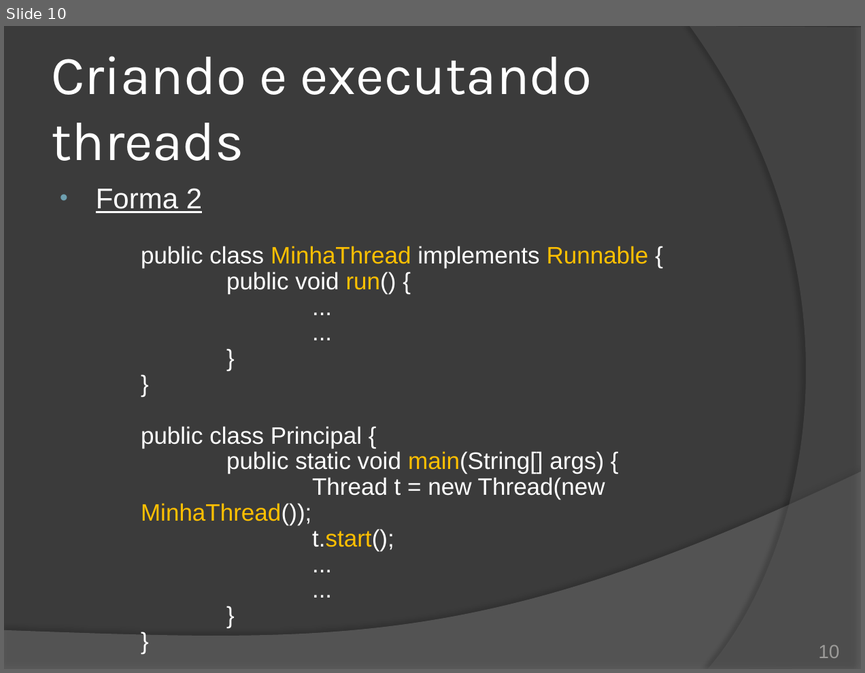
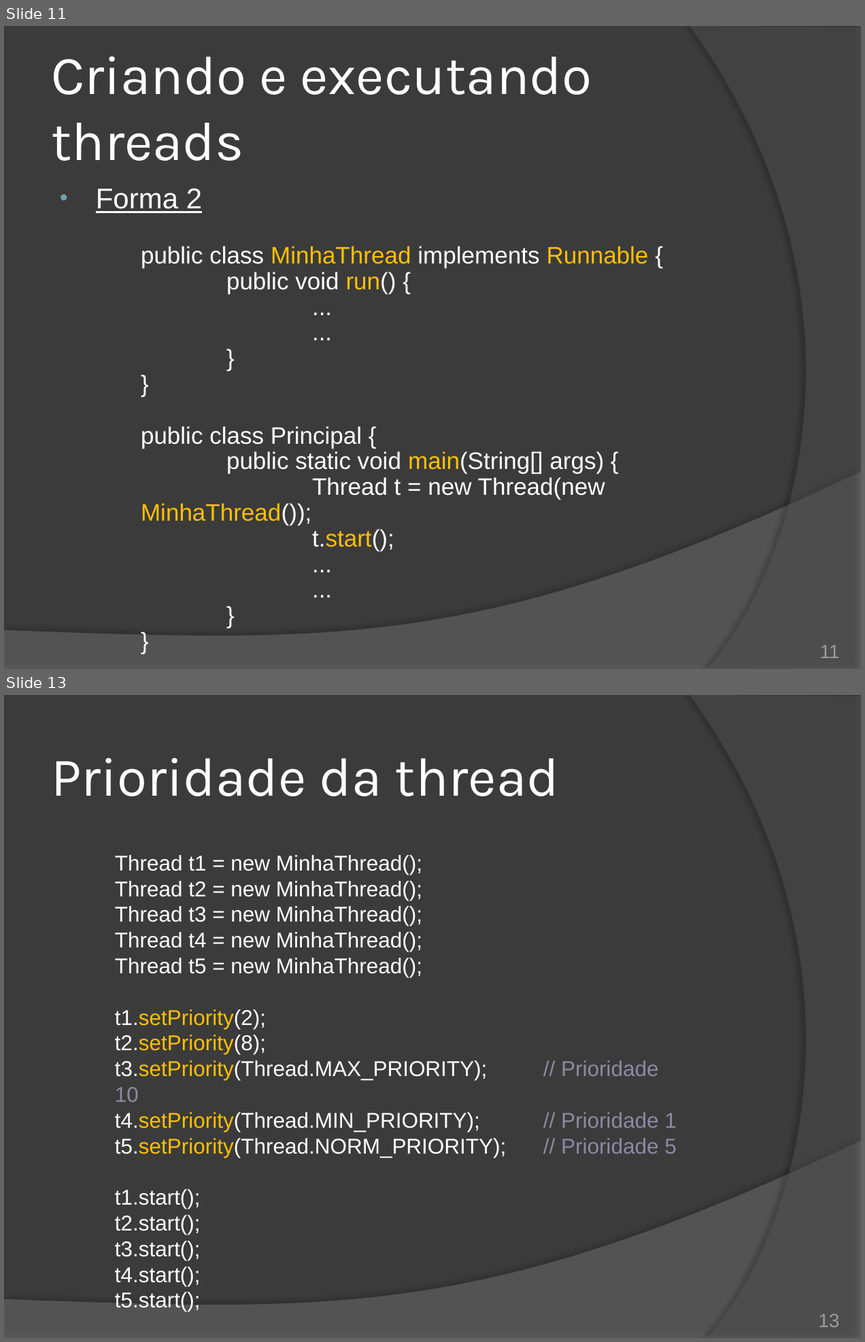
Before and after one commit to duchesqui/slzvieira-training, a slide deck: 2-Java-Programmer-Modulo-II/14.Capitulo08.pptx. Shown one above the other, each under a label of ours: slide 10 before the commit, slides 11 and 13 after it; the slides between them are not shown. The pictures are 865x673 and 865x1342 pixels, drawn with LibreOffice and Linux fonts; fonts in the diff are those of the drawing. Boxes give left, top, right and bottom in pixels: in the first picture for what was removed or moved away, otherwise in the second. Text is boxed around its words. In the diff, an @@ line names an element or a change of style, - is before the commit and + after.

```diff
--- a/2-Java-Programmer-Modulo-II/14.Capitulo08.pptx
+++ b/2-Java-Programmer-Modulo-II/14.Capitulo08.pptx
@@ slide 13 added at (x1=4, y1=695, x2=861, y2=1338), background #3B3B3B; not listed: 2 template elements that a slide beside it also shows @@
@@ title added at (x1=51, y1=758, x2=559, y2=796), 46 pt, text #FFFFFF @@
+Prioridade da thread
@@ text added at (x1=115, y1=855, x2=506, y2=1311), 18 pt, text #FFFFFF @@
+Thread t1 = new MinhaThread();
+Thread t2 = new MinhaThread();
+Thread t3 = new MinhaThread();
+Thread t4 = new MinhaThread();
+Thread t5 = new MinhaThread();
+t1.setPriority(2);
+t2.setPriority(8);
+t3.setPriority(Thread.MAX_PRIORITY); // Prioridade 10
+t4.setPriority(Thread.MIN_PRIORITY); // Prioridade 1
+t5.setPriority(Thread.NORM_PRIORITY); // Prioridade 5
+t1.start();
+t2.start();
+t3.start();
+t4.start();
+t5.start();
@@ page number added at (x1=818, y1=1314, x2=839, y2=1327), 16 pt, text #9D9B9A @@
+13
@@ what was slide 10 is now slide 11 @@
@@ page number at (x1=820, y1=645, x2=840, y2=658): text changed @@
-10
+11
```
Also in this commit, not shown: 11 slides changed, 11 other slides added, 7 slides removed, 1 other file.
